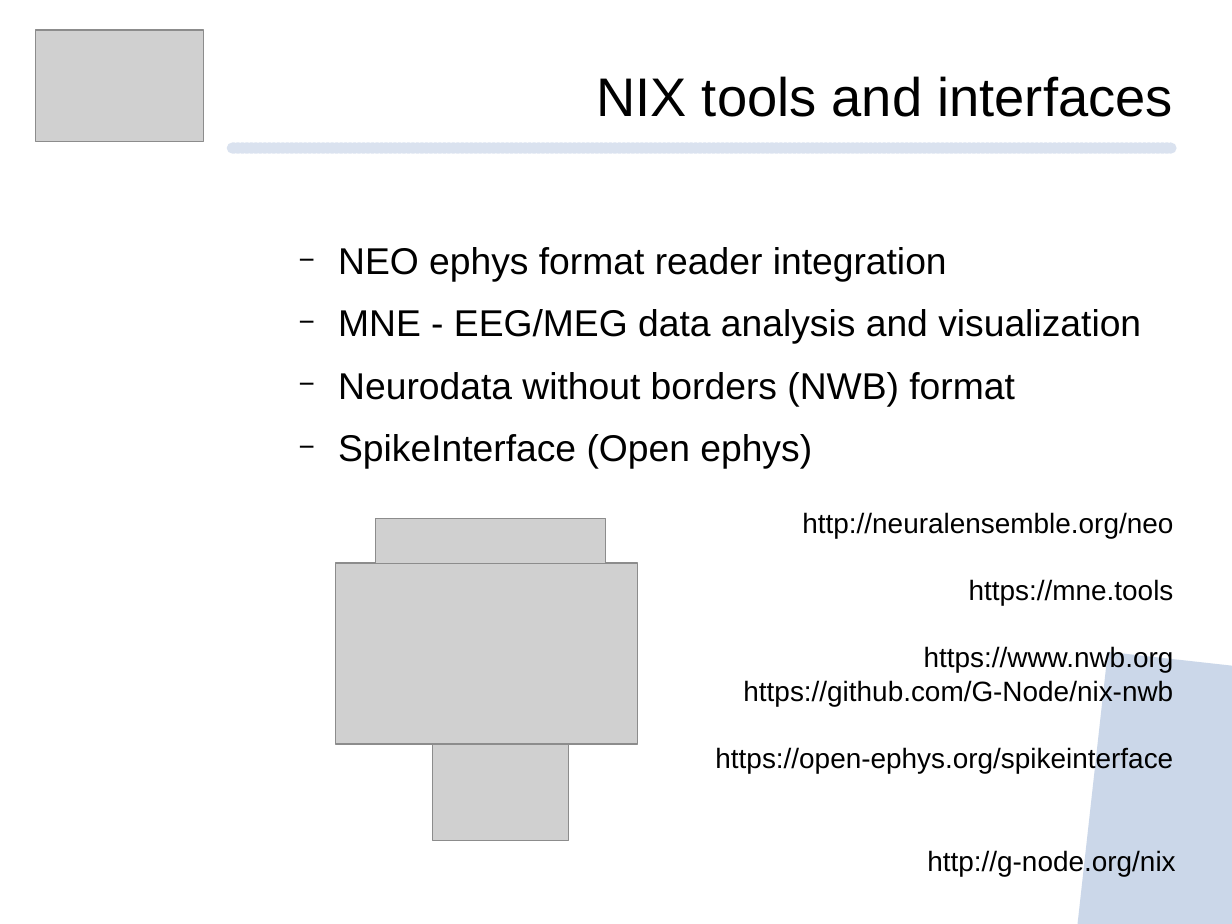
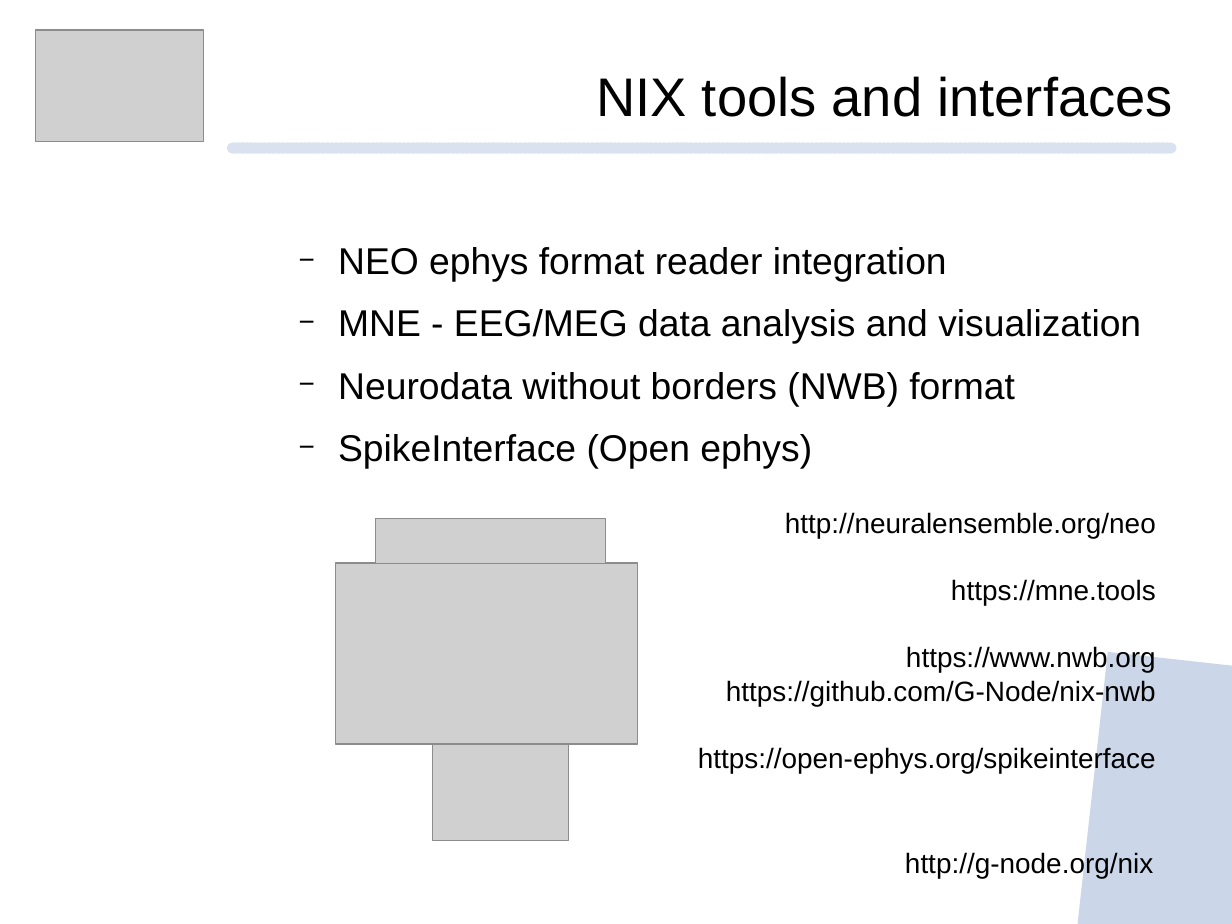
Before and after one commit to mpsonntag/prespost, a slide deck: slide 10 of 202009_BCCN_online/202009_BCCN_Online_conference.odp (slide 9 before the commit). Drawn at 1232x924 pixels with LibreOffice and Linux fonts; fonts in the diff are those of the drawing; grey boxes stand for pictures; background and template pictures are left out. Boxes give left, top, right and bottom in pixels: in the first picture for what was removed or moved away, otherwise in the second. Text is boxed around its words. In the diff, an @@ line names an element or a change of style, - is before the commit and + after.

```diff
--- a/202009_BCCN_online/202009_BCCN_Online_conference.odp
+++ b/202009_BCCN_online/202009_BCCN_Online_conference.odp
@@ text "http://neuralensemble.org/neo": place and size @@
-text "http://neuralensemble.org/neo" at [715,512,1174,773]
+text "http://neuralensemble.org/neo" at [698,512,1156,773]
@@ text "http://g-node.org/nix": place and size @@
-text "http://g-node.org/nix" at [927,849,1175,876]
+text "http://g-node.org/nix" at [905,852,1153,879]
```
Also in this commit, not shown: 9 other slides changed, 1 slide added.
